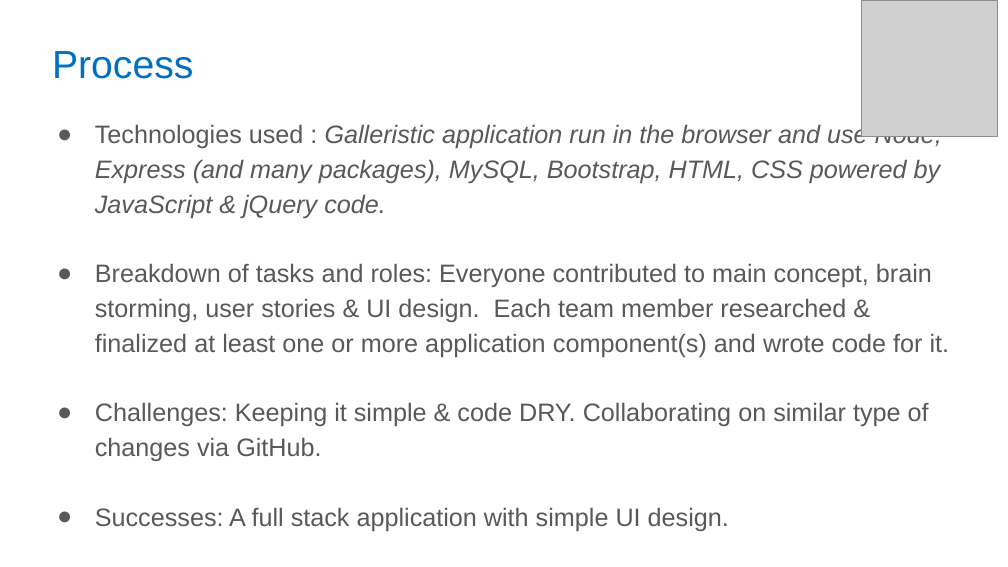
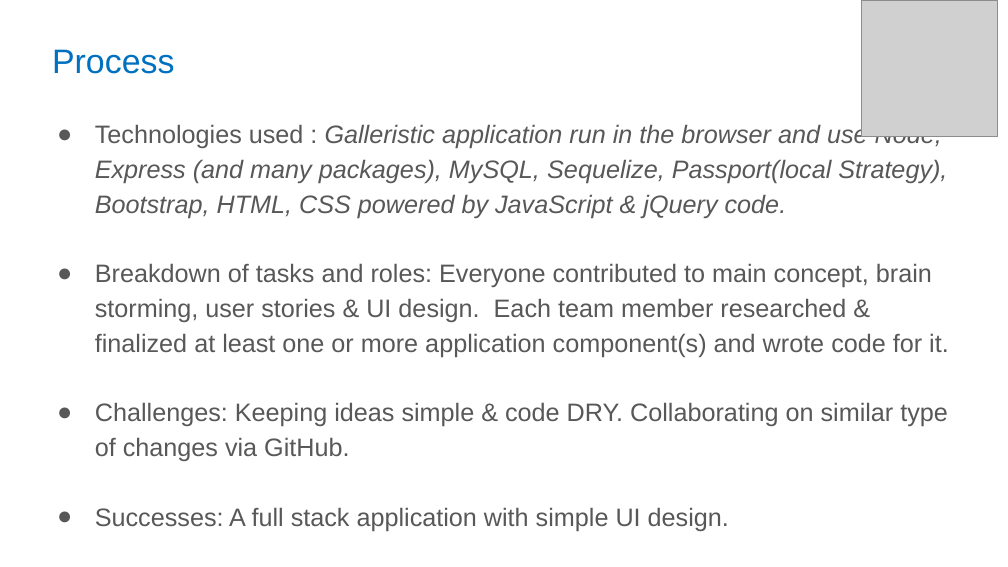
Before and after one commit to mahirerden/galleristic, a slide deck: slide 4 of Galleristic Presentation.pptx. Drawn at 1008x567 pixels with LibreOffice and Linux fonts; fonts in the diff are those of the drawing; grey boxes stand for pictures. Boxes give left, top, right and bottom in pixels: in the first picture for what was removed or moved away, otherwise in the second. Text is boxed around its words. In the diff, an @@ line names an element or a change of style, - is before the commit and + after.

```diff
--- a/Galleristic Presentation.pptx
+++ b/Galleristic Presentation.pptx
@@ title "Process" at [52, 49, 174, 74]: size 28 to 24.2 pt @@
@@ text at [95, 123, 947, 218]: text changed; text colour #595959 to #585858 @@
-● Technologies used : Galleristic application run in the browser and use Node, Express (and many packages), MySQL, Bootstrap, HTML, CSS powered by JavaScript & jQuery code.
+● Technologies used : Galleristic application run in the browser and use Node, Express (and many packages), MySQL, Sequelize, Passport(local Strategy), Bootstrap, HTML, CSS powered by JavaScript & jQuery code.
@@ text at [95, 263, 949, 531]: text colour #595959 to #585858 in "Breakdown of tasks and roles: Everyone contributed ...", "Successes: A full stack application with simple ..."; bullet colour #595959 to #585858 @@
@@ text at [95, 402, 948, 461]: text changed; text colour #595959 to #585858 @@
-● Challenges: Keeping it simple & code DRY. Collaborating on similar type of changes via GitHub.
+● Challenges: Keeping ideas simple & code DRY. Collaborating on similar type of changes via GitHub.
```
Also in this commit, not shown: 5 other slides changed, 8 other files.
